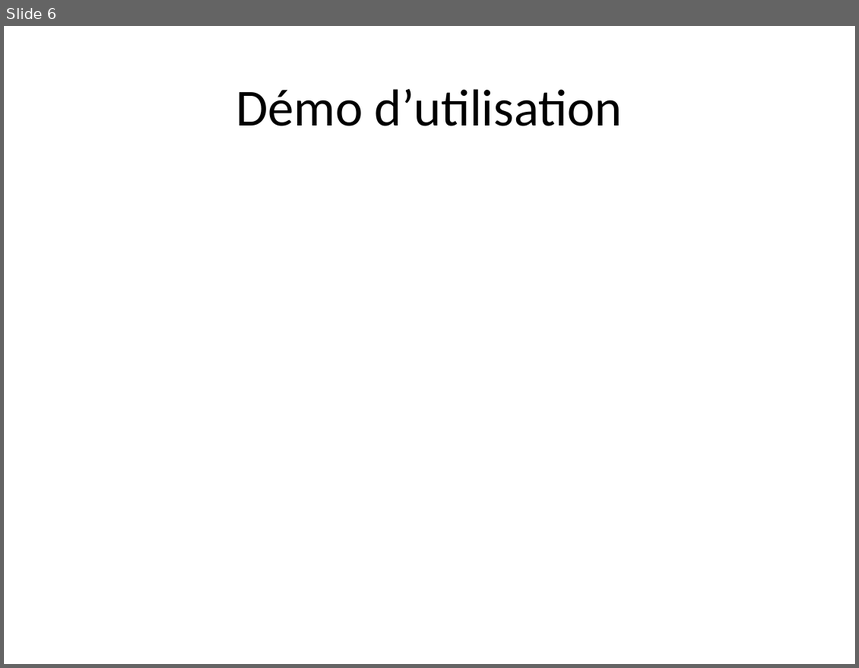
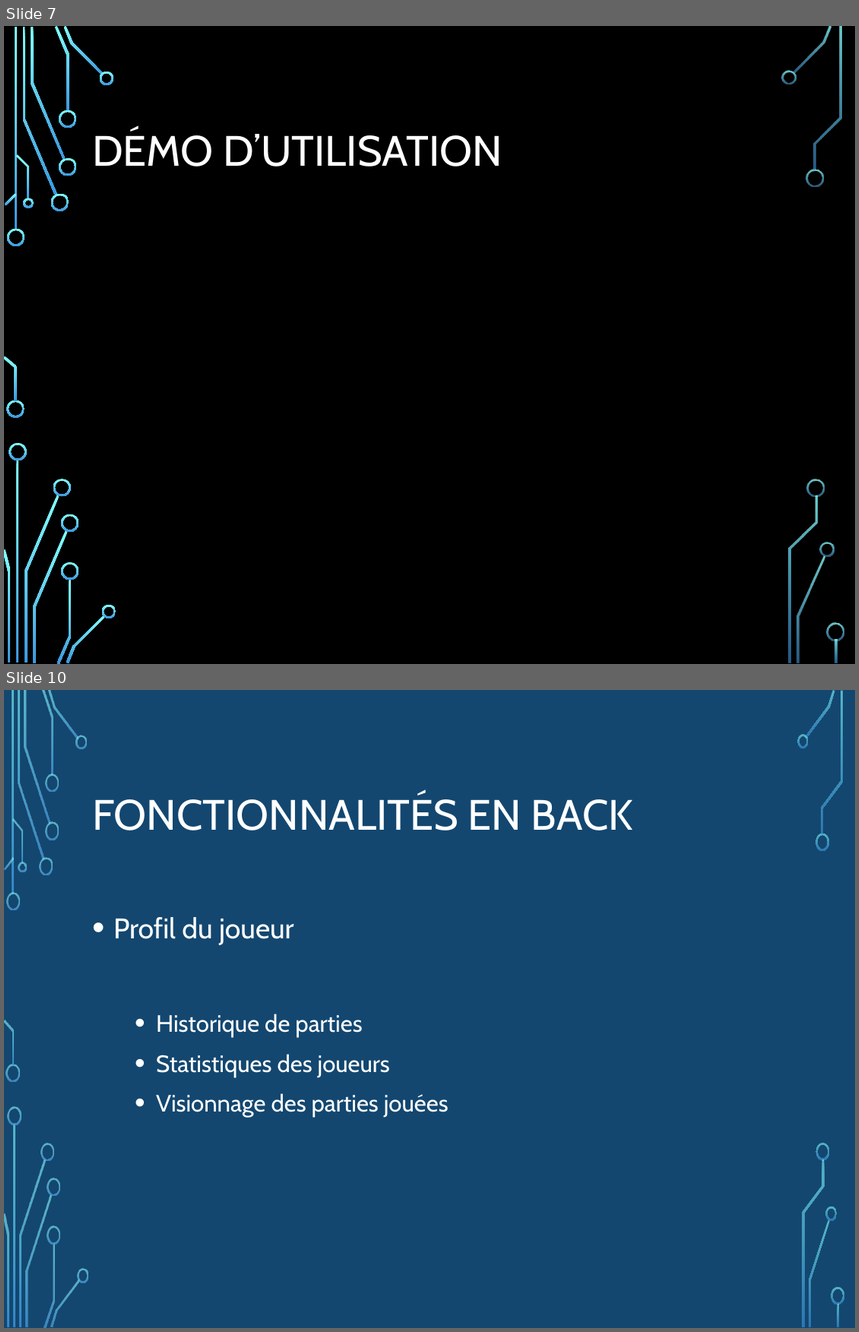
Before and after one commit to NicoPerret/projet-echec, a slide deck: Diapo présentation projet.pptx. Shown one above the other, each under a label of ours: slide 6 before the commit, slides 7 and 10 after it; the slides between them are not shown. The pictures are 859x668 and 859x1332 pixels, drawn with LibreOffice and Linux fonts; fonts in the diff are those of the drawing; background and template pictures are left out. Boxes give left, top, right and bottom in pixels: in the first picture for what was removed or moved away, otherwise in the second. Text is boxed around its words. In the diff, an @@ line names an element or a change of style, - is before the commit and + after.

```diff
--- a/Diapo présentation projet.pptx
+++ b/Diapo présentation projet.pptx
@@ slide 10 added at (x1=4, y1=690, x2=855, y2=1328), background picture (left out); not listed: 17 template elements that a slide beside it also shows @@
@@ rectangle added at (x1=4, y1=690, x2=855, y2=1328), fill #134770 @@
@@ title added at (x1=92, y1=793, x2=633, y2=831), 36 pt, text #FFFFFF @@
+FONCTIONNALITÉS EN BACK
@@ text added at (x1=113, y1=917, x2=449, y2=1118), 20 pt, text #FFFFFF @@
+• Profil du joueur
+  • Historique de parties
+  • Statistiques des joueurs
+  • Visionnage des parties jouées
@@ group added at (x1=4, y1=690, x2=88, y2=1328): 24 freeform shapes, 2 rectangles @@
@@ group added at (x1=797, y1=690, x2=845, y2=1328): 9 freeform shapes, 1 rectangle @@
@@ what was slide 6 is now slide 7 @@
@@ slide 7 changed as well @@
@@ background #FFFFFF to picture (left out) @@
@@ title at (x1=92, y1=129, x2=503, y2=167): text changed; size 44 to 36 pt; font Calibri to Cabin; text colour #000000 to #FFFFFF @@
-Démo d’utilisation
+DÉMO D’UTILISATION
@@ group added at (x1=4, y1=26, x2=844, y2=664): 33 freeform shapes, 3 rectangles @@
```
Also in this commit, not shown: 4 other slides changed, 9 other slides added, 2 slides removed.
